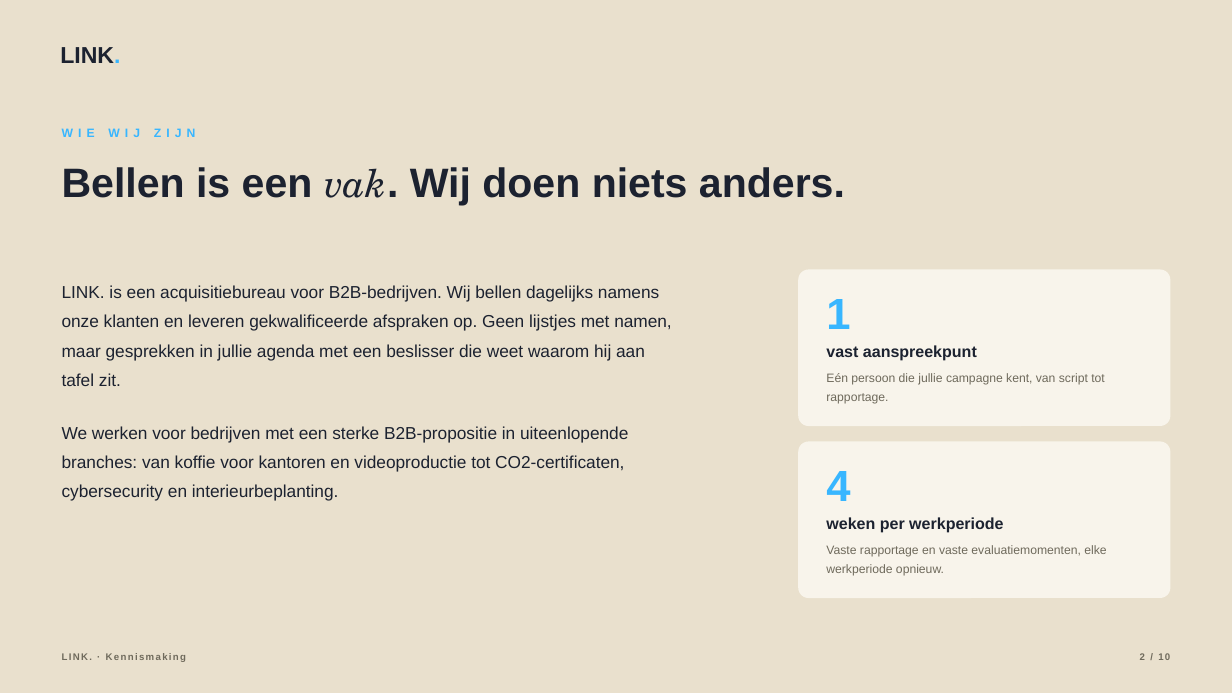
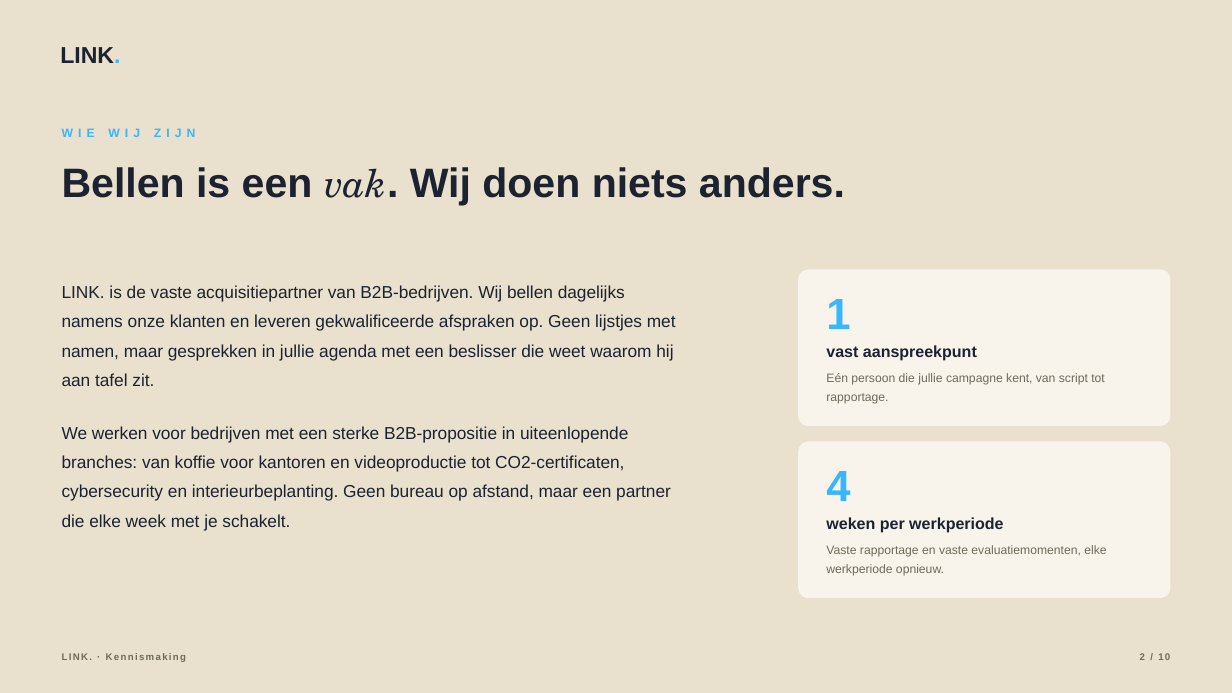
Before and after one commit to hens-lang/Test, a slide deck: slide 2 of output/LINK. kennismaking.pptx. Drawn at 1232x693 pixels with LibreOffice and Linux fonts; fonts in the diff are those of the drawing. Boxes give left, top, right and bottom in pixels: in the first picture for what was removed or moved away, otherwise in the second. Text is boxed around its words. In the diff, an @@ line names an element or a change of style, - is before the commit and + after.

```diff
--- a/output/LINK. kennismaking.pptx
+++ b/output/LINK. kennismaking.pptx
@@ text at bbox=[62, 285, 676, 531]: text changed @@
-LINK. is een acquisitiebureau voor B2B-bedrijven. Wij bellen dagelijks namens onze klanten en leveren gekwalificeerde afspraken op. Geen lijstjes met namen, maar gesprekken in jullie agenda met een beslisser die weet waarom hij aan tafel zit.
-We werken voor bedrijven met een sterke B2B-propositie in uiteenlopende branches: van koffie voor kantoren en videoproductie tot CO2-certificaten, cybersecurity en interieurbeplanting.
+LINK. is de vaste acquisitiepartner van B2B-bedrijven. Wij bellen dagelijks namens onze klanten en leveren gekwalificeerde afspraken op. Geen lijstjes met namen, maar gesprekken in jullie agenda met een beslisser die weet waarom hij aan tafel zit.
+We werken voor bedrijven met een sterke B2B-propositie in uiteenlopende branches: van koffie voor kantoren en videoproductie tot CO2-certificaten, cybersecurity en interieurbeplanting. Geen bureau op afstand, maar een partner die elke week met je schakelt.
```
Also in this commit, not shown: 4 other files.
